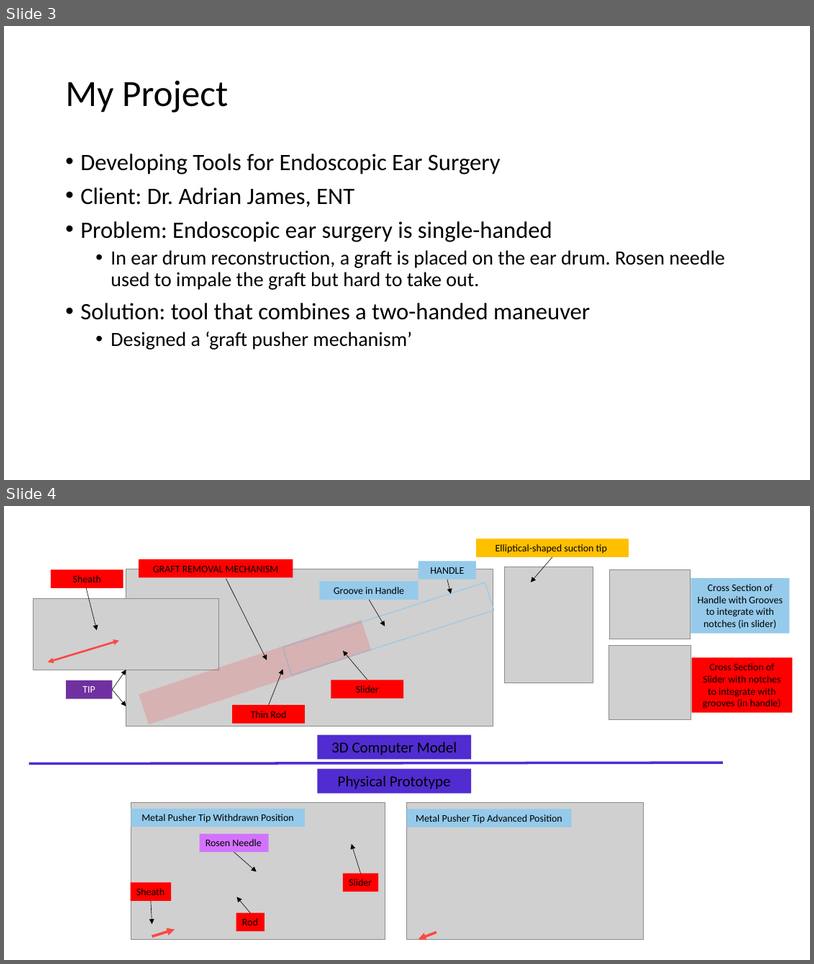
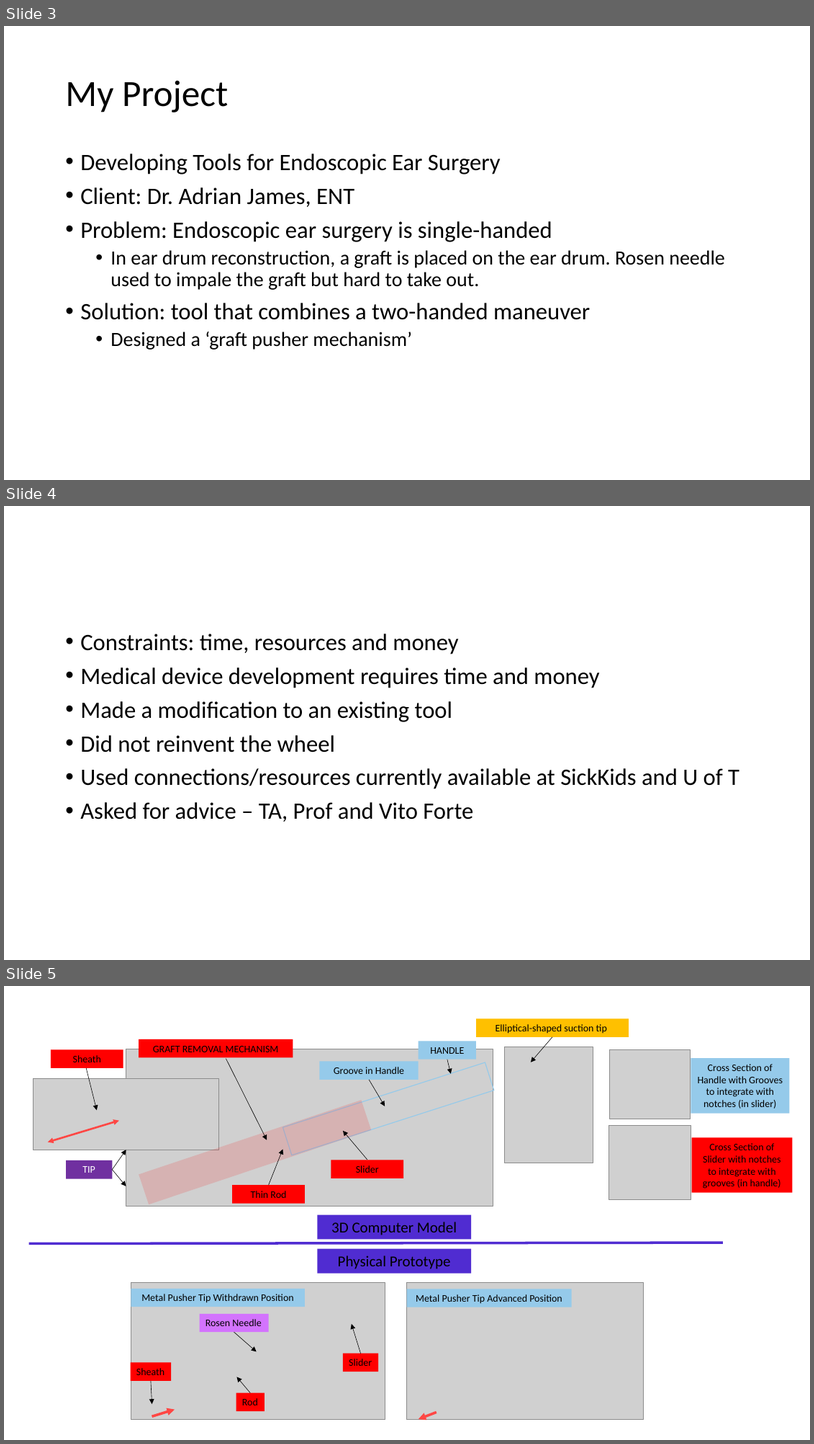
Before and after one commit to arushriswarup/Graduate-School, a slide deck: Capstone TA/How to Succeed in Capstone.pptx. Shown one above the other, each under a label of ours: slides 3 and 4 before the commit, slides 3, 4 and 5 after it. The pictures are 814x964 and 814x1444 pixels, drawn with LibreOffice and Linux fonts; fonts in the diff are those of the drawing; grey boxes stand for pictures. Boxes give left, top, right and bottom in pixels: in the first picture for what was removed or moved away, otherwise in the second. Text is boxed around its words. In the diff, an @@ line names an element or a change of style, - is before the commit and + after.

```diff
--- a/Capstone TA/How to Succeed in Capstone.pptx
+++ b/Capstone TA/How to Succeed in Capstone.pptx
@@ slide 4 added at (4,506,810,960), background #FFFFFF @@
@@ text added at (80,633,740,821), 28 pt, text #000000 @@
+• Constraints: time, resources and money
+• Medical device development requires time and money
+• Made a modification to an existing tool
+• Did not reinvent the wheel
+• Used connections/resources currently available at SickKids and U of T
+• Asked for advice – TA, Prof and Vito Forte
@@ what was slide 4 is now slide 5 @@
```
Also in this commit, not shown: 9 other files.
